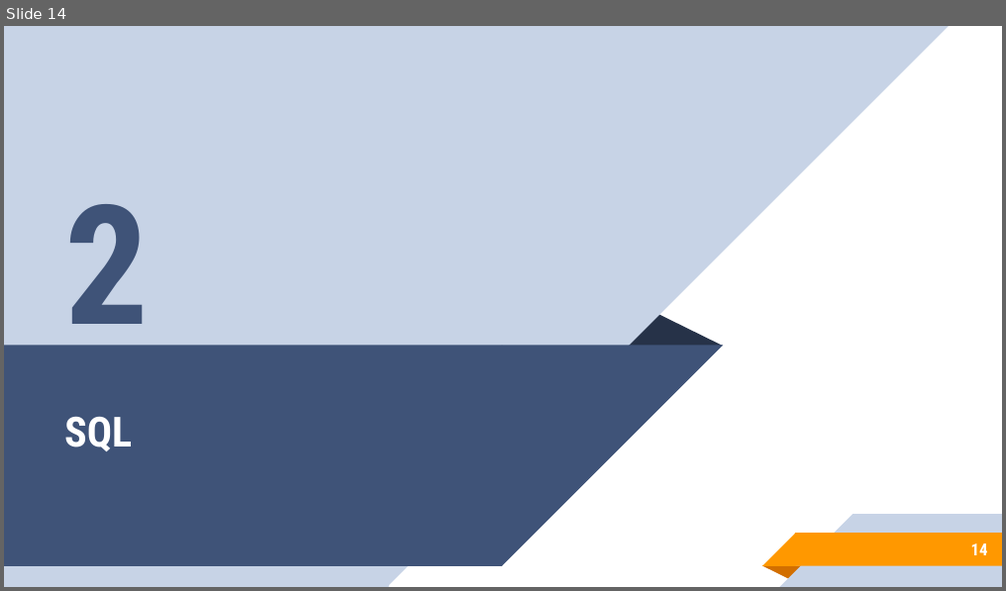
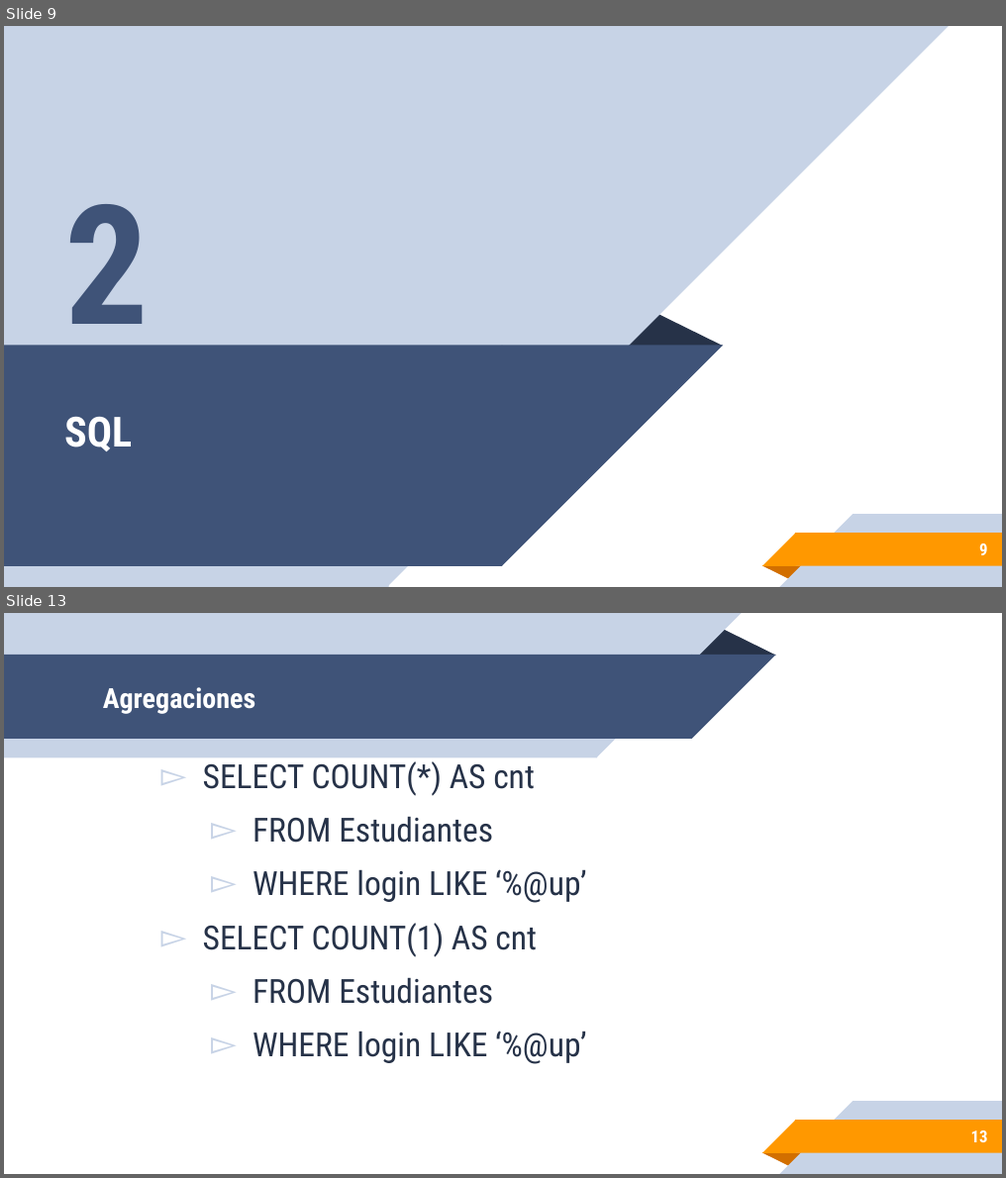
Before and after one commit to leonpalafox/dbclase, a slide deck: Slides/Clase_14_2018.pptx. Shown one above the other, each under a label of ours: slide 14 before the commit, slides 9 and 13 after it; the slides between them are not shown. The pictures are 1006x591 and 1006x1178 pixels, drawn with LibreOffice and Linux fonts; fonts in the diff are those of the drawing; background and template pictures are left out. Boxes give left, top, right and bottom in pixels: in the first picture for what was removed or moved away, otherwise in the second. Text is boxed around its words. In the diff, an @@ line names an element or a change of style, - is before the commit and + after.

```diff
--- a/Slides/Clase_14_2018.pptx
+++ b/Slides/Clase_14_2018.pptx
@@ slide 13 added at (x1=4, y1=613, x2=1002, y2=1174), background #FFFFFF; not listed: 5 template elements that a slide beside it also shows @@
@@ group added at (x1=4, y1=613, x2=775, y2=758): 2 rectangles, 2 right triangles, 1 triangle @@
@@ title added at (x1=103, y1=687, x2=255, y2=714), 20 pt, text #FFFFFF, bold @@
+Agregaciones
@@ text added at (x1=203, y1=761, x2=586, y2=1064), 24 pt, text #263248 @@
+  ▻ SELECT COUNT(*) AS cnt
+    ▻ FROM Estudiantes
+    ▻ WHERE login LIKE ‘%@up’
+  ▻ SELECT COUNT(1) AS cnt
+    ▻ FROM Estudiantes
+    ▻ WHERE login LIKE ‘%@up’
@@ page number added at (x1=971, y1=1131, x2=988, y2=1143), 12 pt, text #FFFFFF, bold @@
+13
@@ what was slide 14 is now slide 9 @@
@@ page number at (x1=979, y1=544, x2=987, y2=556): text changed @@
-14
+9
```
Also in this commit, not shown: 1 slide changed, 6 other slides added, 18 slides removed, 3 other files.
